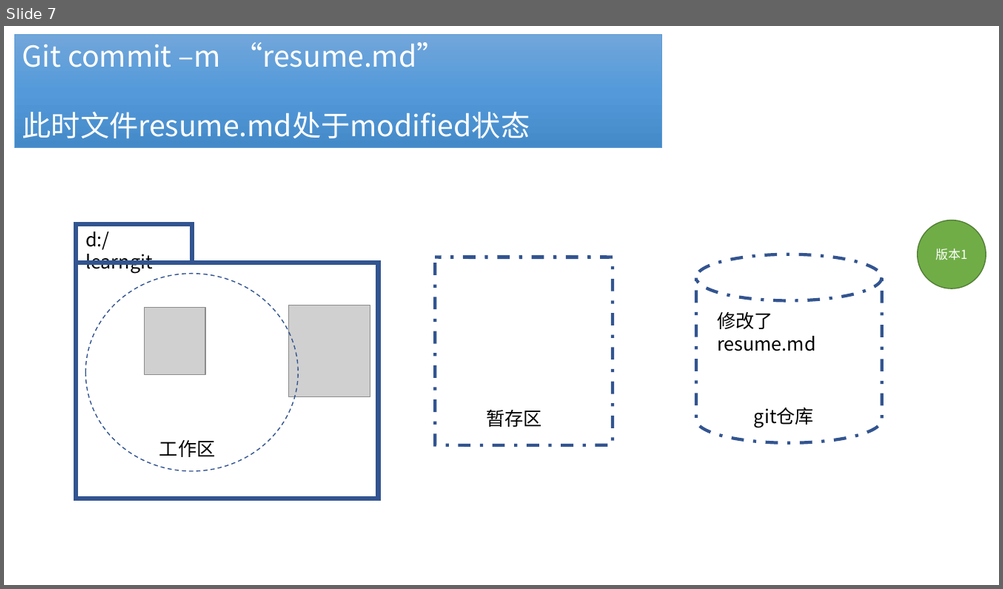
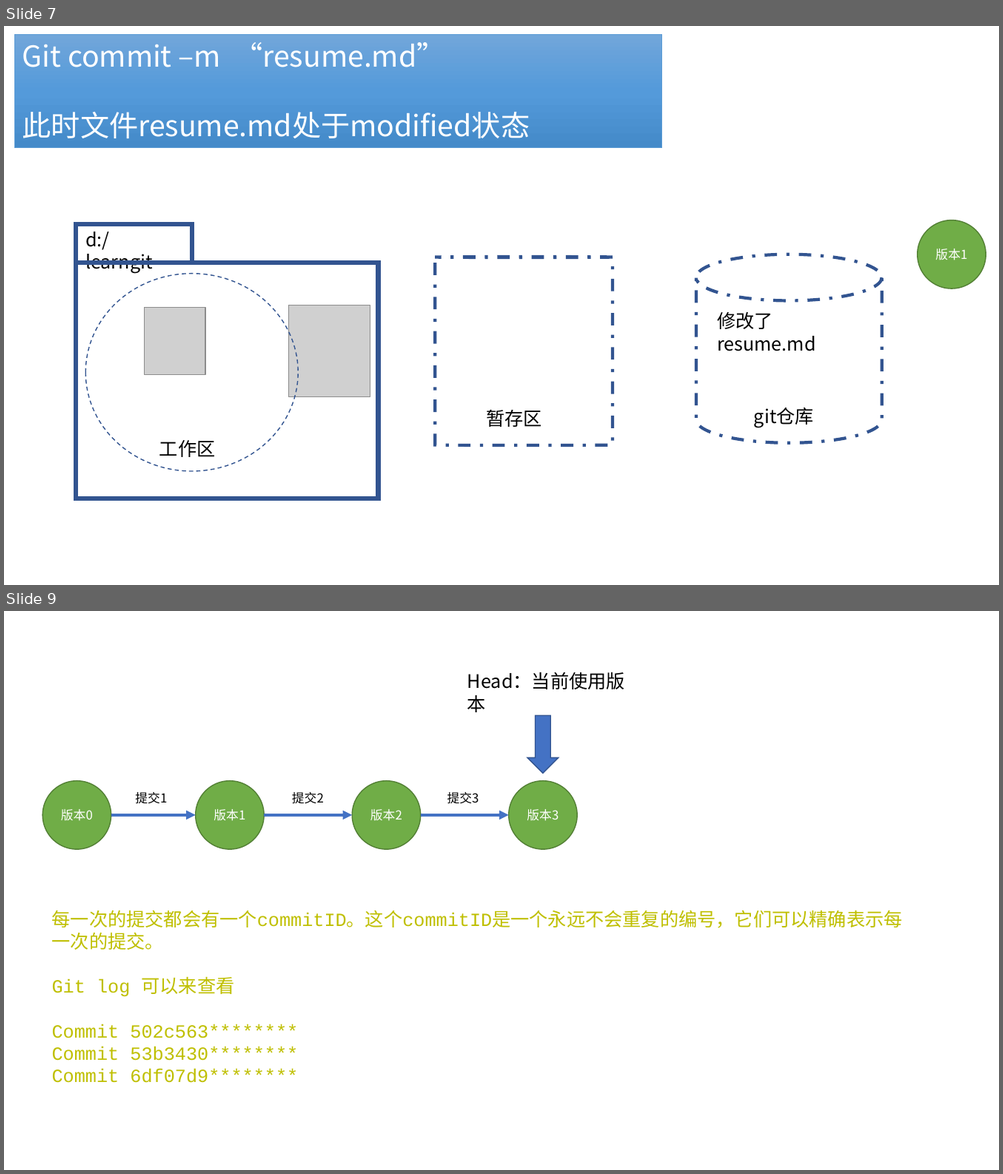
Before and after one commit to fanyouf/04-git, a slide deck: ppt.pptx. Shown one above the other, each under a label of ours: slide 7 before the commit, slides 7 and 9 after it; the slides between them are not shown. The pictures are 1003x589 and 1003x1174 pixels, drawn with LibreOffice and Linux fonts; fonts in the diff are those of the drawing; grey boxes stand for pictures. Boxes give left, top, right and bottom in pixels: in the first picture for what was removed or moved away, otherwise in the second. Text is boxed around its words. In the diff, an @@ line names an element or a change of style, - is before the commit and + after.

```diff
--- a/ppt.pptx
+++ b/ppt.pptx
@@ slide 9 added at (4, 611, 999, 1170), background #FFFFFF @@
@@ text added at (467, 672, 625, 712), 18 pt, text #000000 @@
+Head：当前使用版本
@@ down arrow added at (528, 715, 558, 773), fill #4472C4, outline #325491 1 pt @@
@@ ellipse added at (42, 781, 111, 850), fill #70AD47, outline #538035 1 pt, 12 pt, text #FFFFFF @@
+版本0
@@ ellipse added at (196, 781, 264, 850), fill #70AD47, outline #538035 1 pt, 12 pt, text #FFFFFF @@
+版本1
@@ ellipse added at (352, 781, 421, 850), fill #70AD47, outline #538035 1 pt, 12 pt, text #FFFFFF @@
+版本2
@@ ellipse added at (509, 781, 577, 850), fill #70AD47, outline #538035 1 pt, 12 pt, text #FFFFFF @@
+版本3
@@ text added at (135, 792, 167, 804), 12 pt, text #000000 @@
+提交1
@@ text added at (292, 792, 324, 804), 12 pt, text #000000 @@
+提交2
@@ text added at (447, 792, 479, 804), 12 pt, text #000000 @@
+提交3
@@ arrow added from (111, 815) to (196, 815), #4472C4 3 pt @@
@@ arrow added from (264, 815) to (352, 815), #4472C4 3 pt @@
@@ arrow added from (421, 815) to (509, 815), #4472C4 3 pt @@
@@ text added at (52, 910, 902, 1083), 18 pt, text #BFBF00 @@
+每一次的提交都会有一个commitID。这个commitID是一个永远不会重复的编号，它们可以精确表示每一次的提交。
+Git log 可以来查看
+Commit 502c563********
+Commit 53b3430********
+Commit 6df07d9********
```
Also in this commit, not shown: 2 slides changed, 5 other slides added, 4 other files.
